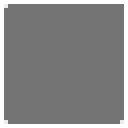
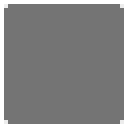
The second 128 × 128 image is a revision of the first. Changes to its layers:
renamed "Layer 1" to "Clean Button Disabled", painted on it over [120, 4, 124, 8]
